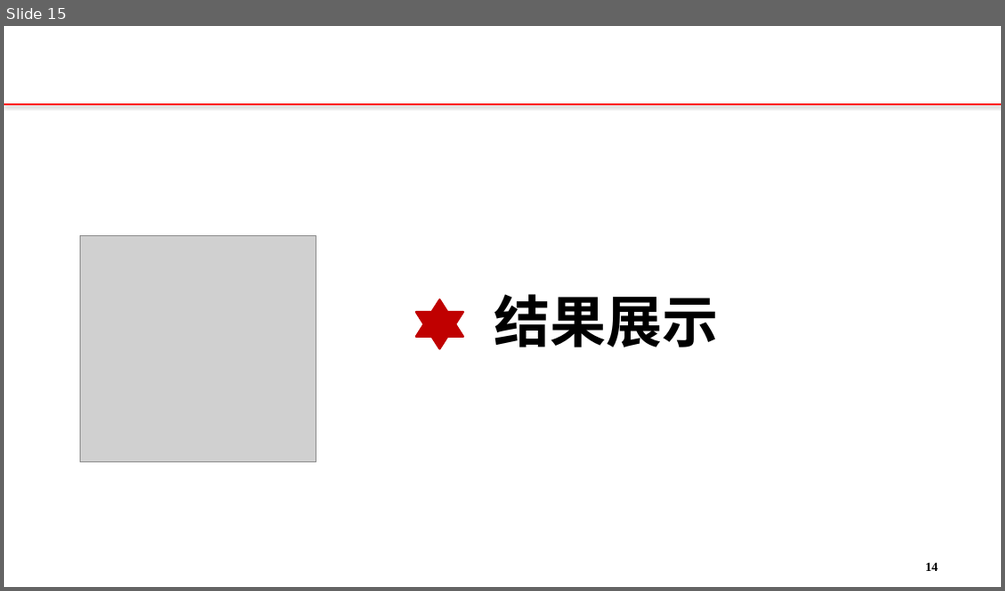
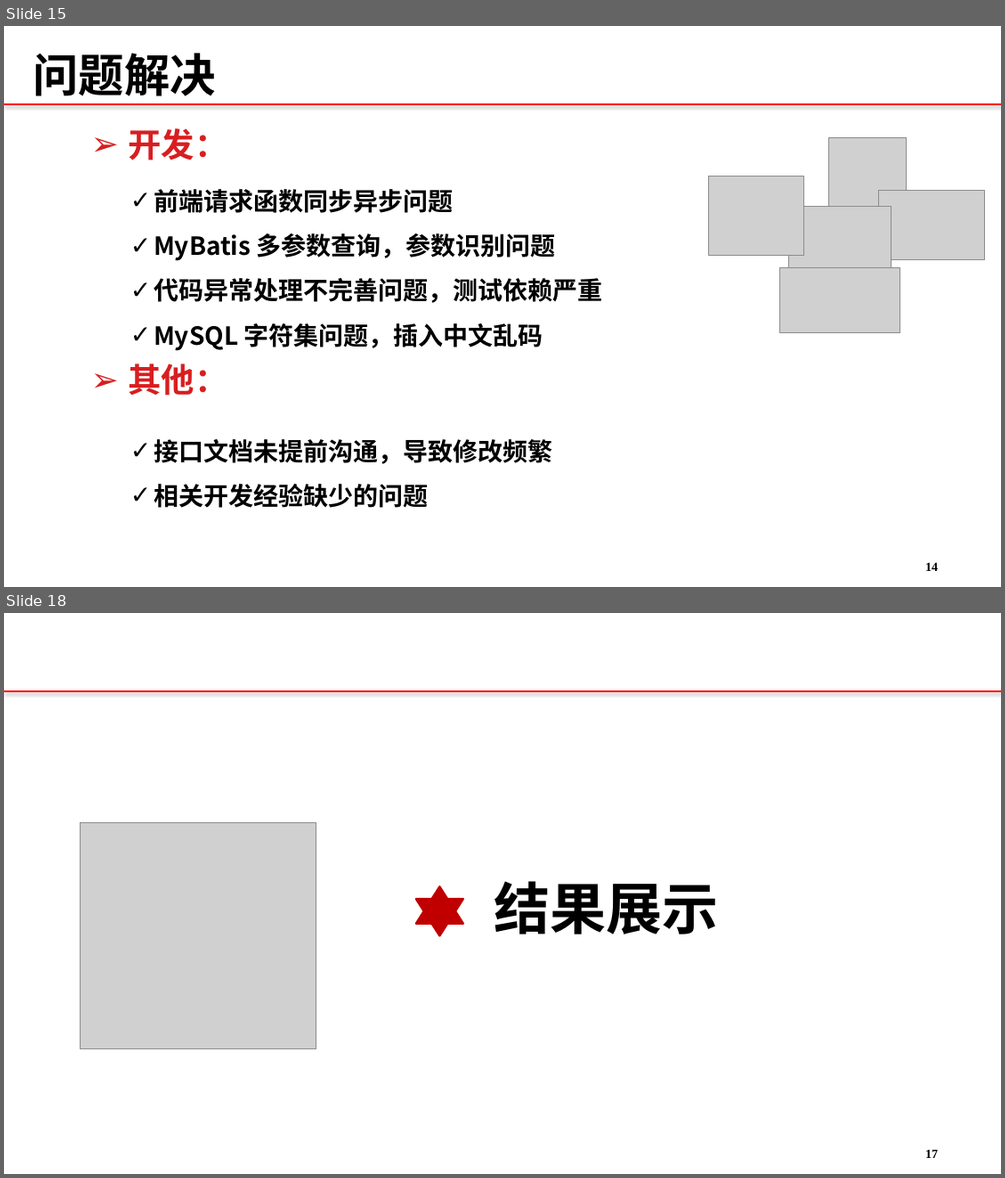
Before and after one commit to 12301068JiangDongyu/Uplan, a slide deck: doc/联通公务车管理系统.pptx. Shown one above the other, each under a label of ours: slide 15 before the commit, slides 15 and 18 after it; the slides between them are not shown. The pictures are 1005x591 and 1005x1178 pixels, drawn with LibreOffice and Linux fonts; fonts in the diff are those of the drawing; grey boxes stand for pictures; background and template pictures are left out. Boxes give left, top, right and bottom in pixels: in the first picture for what was removed or moved away, otherwise in the second. Text is boxed around its words. In the diff, an @@ line names an element or a change of style, - is before the commit and + after.

Commit message:
文档更新

```diff
--- a/doc/联通公务车管理系统.pptx
+++ b/doc/联通公务车管理系统.pptx
@@ slide 15 added at <box>4,26,1001,587</box>, background #FFFFFF; not listed: 1 template element that a slide beside it also shows @@
@@ text added at <box>32,53,215,96</box>, 44 pt, text #000000, bold @@
+问题解决
@@ text added at <box>129,128,228,160</box>, 32 pt, text #D81E20, bold @@
+➢ 开发：
@@ text added at <box>154,189,602,351</box>, 24 pt, text #000000, bold @@
+✓ 前端请求函数同步异步问题
+✓ MyBatis 多参数查询，参数识别问题
+✓ 代码异常处理不完善问题，测试依赖严重
+✓ MySQL 字符集问题，插入中文乱码
@@ group added at <box>708,137,985,332</box>: 5 pictures @@
@@ text added at <box>129,363,228,395</box>, 32 pt, text #D81E20, bold @@
+➢ 其他：
@@ text added at <box>154,439,552,507</box>, 24 pt, text #000000, bold @@
+✓ 接口文档未提前沟通，导致修改频繁
+✓ 相关开发经验缺少的问题
@@ page number added at <box>925,562,938,571</box>, 12 pt, text #000000, bold @@
+14
@@ what was slide 15 is now slide 18 @@
@@ page number at <box>925,1149,938,1158</box>: text changed @@
-14
+17
```
Also in this commit, not shown: 12 slides changed, 5 other slides added, 3 slides removed, 3 other files.
